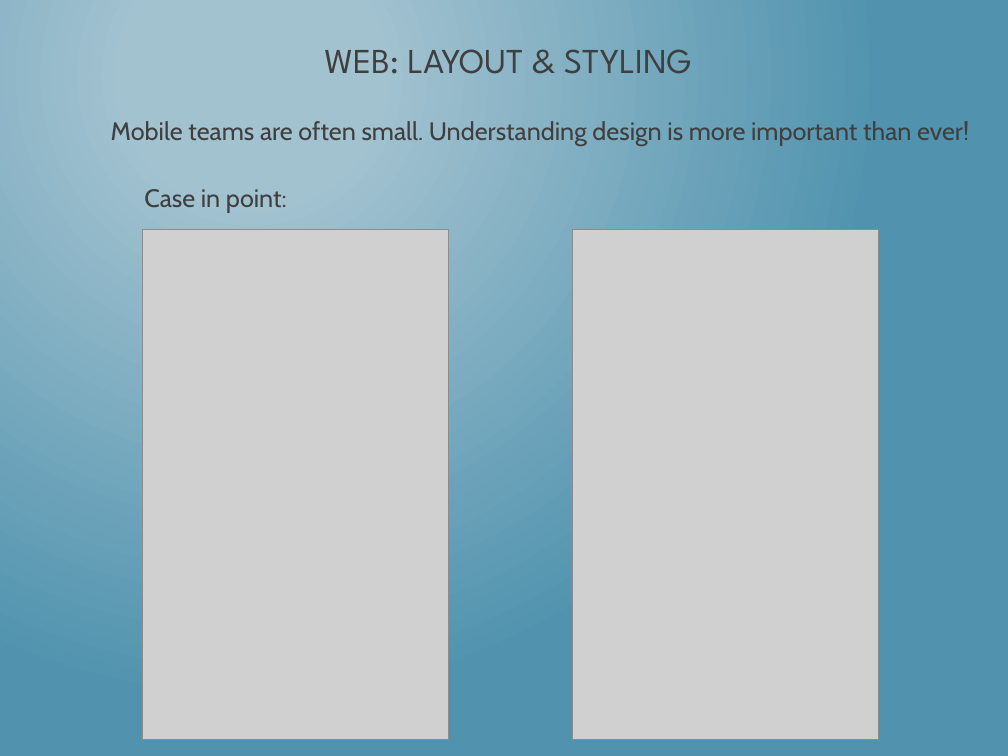
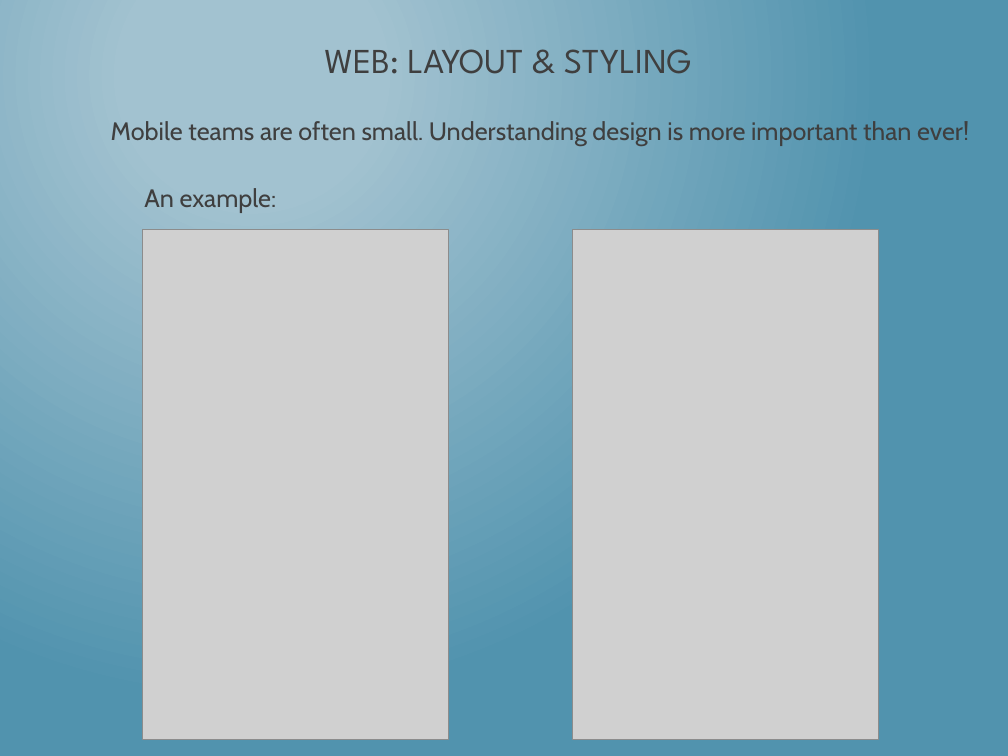
Before and after one commit to dotNetkow/Presentations, a slide deck: slide 17 of 2014-08-11 That Conference - Hybrid Apps/Building PhoneGap Mobile App w KendoUI.pptx (slide 18 before the commit). Drawn at 1008x756 pixels with LibreOffice and Linux fonts; fonts in the diff are those of the drawing; grey boxes stand for pictures. Boxes give left, top, right and bottom in pixels: in the first picture for what was removed or moved away, otherwise in the second. Text is boxed around its words. In the diff, an @@ line names an element or a change of style, - is before the commit and + after.

```diff
--- a/2014-08-11 That Conference - Hybrid Apps/Building PhoneGap Mobile App w KendoUI.pptx
+++ b/2014-08-11 That Conference - Hybrid Apps/Building PhoneGap Mobile App w KendoUI.pptx
@@ text at (x1=144, y1=188, x2=277, y2=213): text changed @@
-Case in point:
+An example:
```
Also in this commit, not shown: 14 other slides changed, 1 other file.
